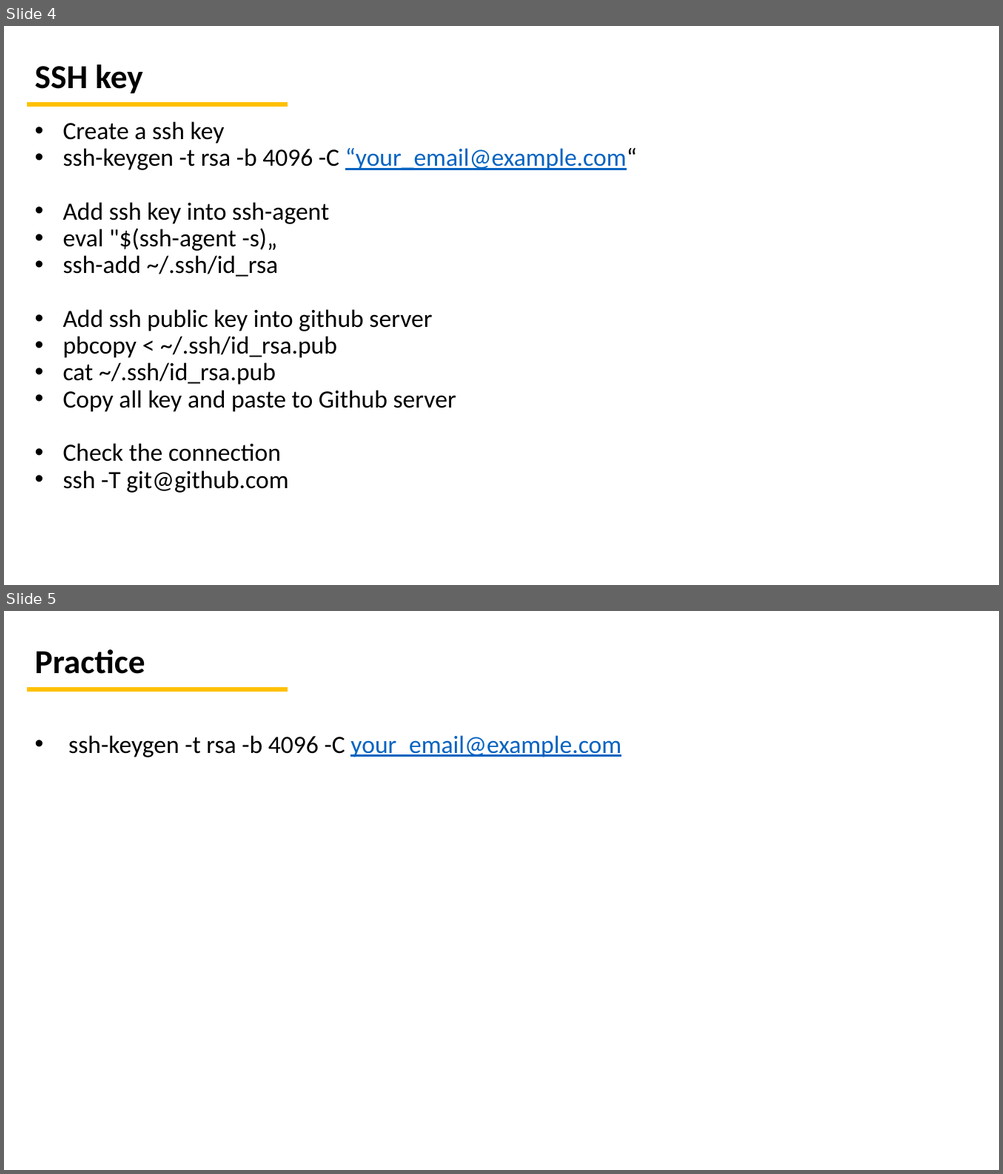
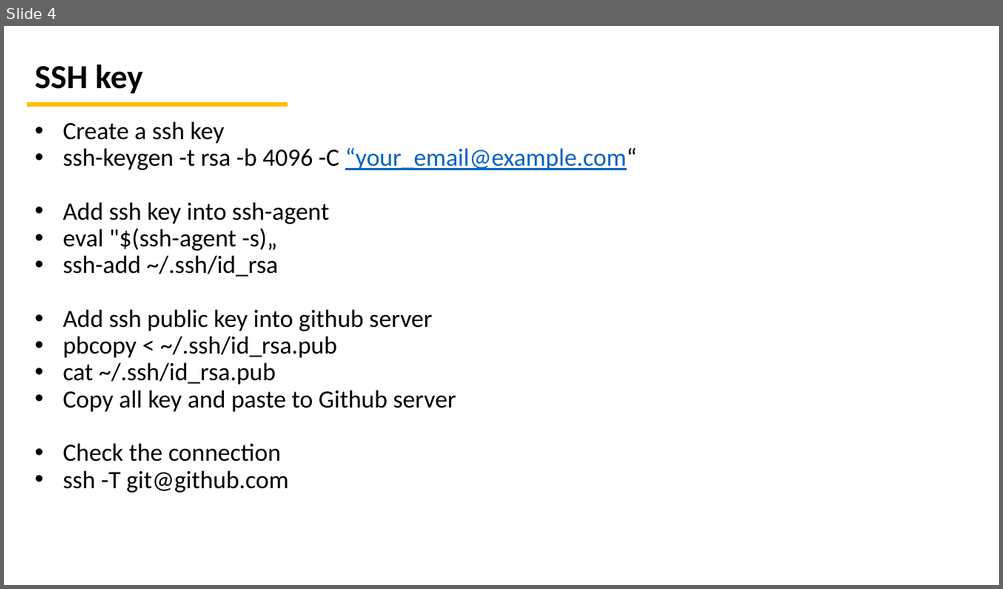
Before and after one commit to HoThanEEe/HoThanEEe, a slide deck: Git Presentation.pptx. Shown one above the other, each under a label of ours: slides 4 and 5 before the commit, slide 4 after it. The pictures are 1003x1174 and 1003x589 pixels, drawn with LibreOffice and Linux fonts; fonts in the diff are those of the drawing. Boxes give left, top, right and bottom in pixels: in the first picture for what was removed or moved away, otherwise in the second. Text is boxed around its words. In the diff, an @@ line names an element or a change of style, - is before the commit and + after.

Commit message:
Add Practice slide

```diff
--- a/Git Presentation.pptx
+++ b/Git Presentation.pptx
@@ slide 5 removed at [4, 611, 999, 1170], background #FFFFFF @@
@@ title removed at [35, 649, 145, 674] @@
-Practice
@@ rectangle removed at [27, 688, 287, 692] @@
@@ text removed at [68, 735, 621, 758] @@
-• ssh-keygen -t rsa -b 4096 -C your_email@example.com
```
Also in this commit, not shown: 1 slide changed, 1 slide added.
